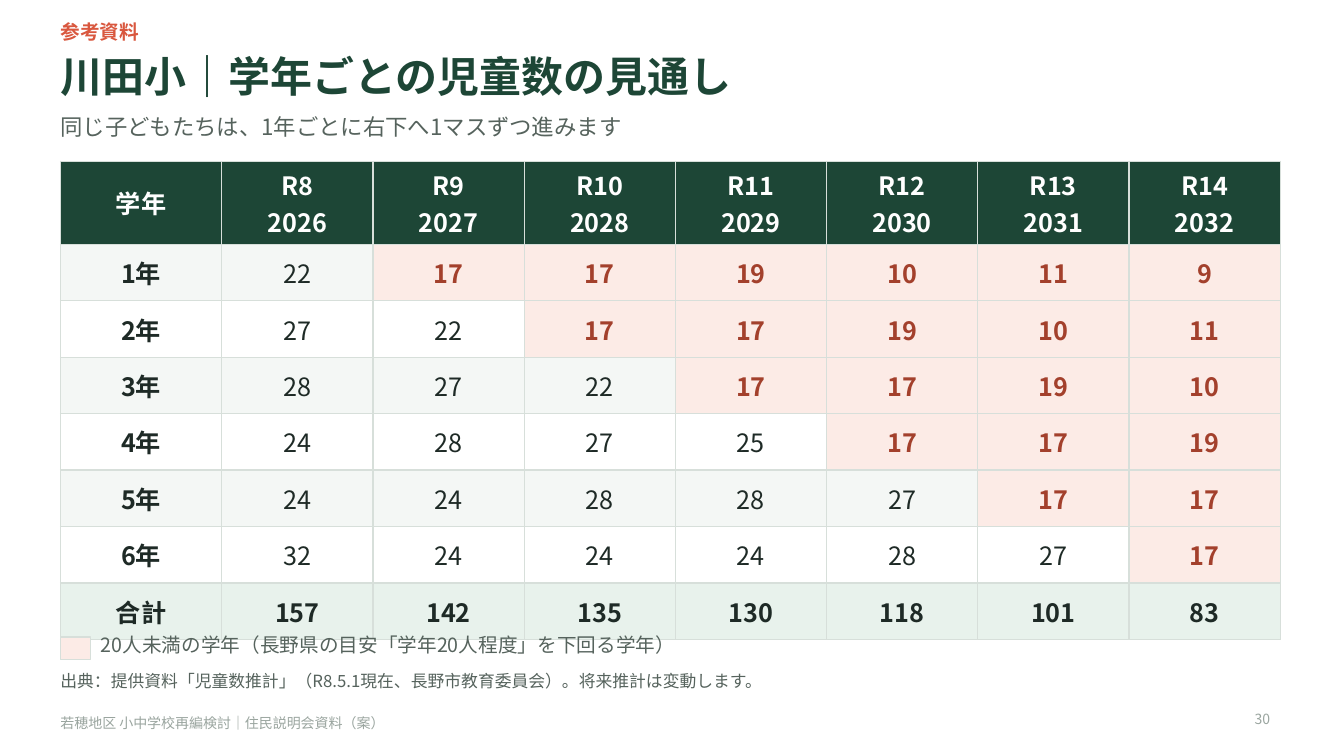
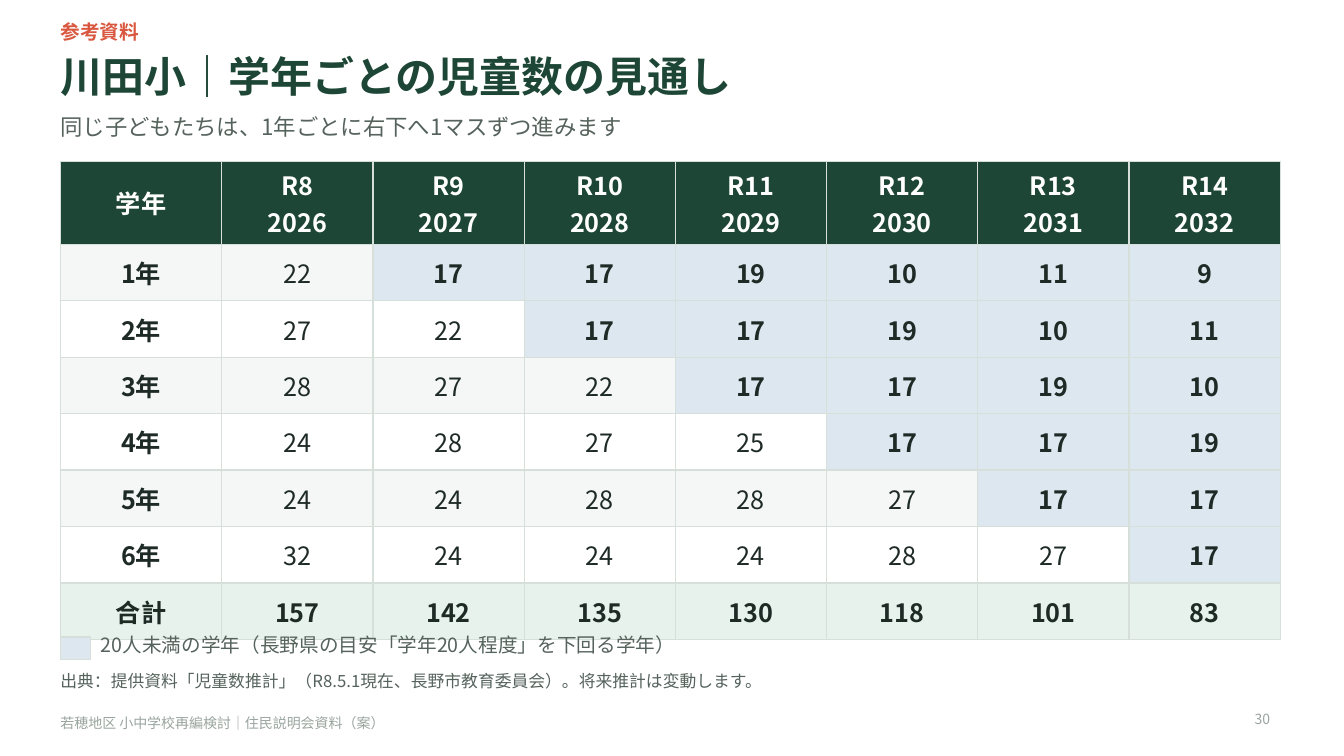
Before and after one commit to Masaki12008/GS, a slide deck: slide 30 of output/若穂地区_住民説明会資料.pptx. Drawn at 1344x756 pixels with LibreOffice and Linux fonts; fonts in the diff are those of the drawing. Boxes give left, top, right and bottom in pixels: in the first picture for what was removed or moved away, otherwise in the second. Text is boxed around its words. In the diff, an @@ line names an element or a change of style, - is before the commit and + after.

```diff
--- a/output/若穂地区_住民説明会資料.pptx
+++ b/output/若穂地区_住民説明会資料.pptx
@@ table at (60,161,1280,629) @@
@@ fill #FCEBE6 to #DDE7EF in 21 cells @@
@@ text colour #A3402C to #1E2A26 in "17", "17", "19", "10" and 17 more places @@
@@ rectangle at (60,637,91,659): fill #FCEBE6 to #DDE7EF @@
```
Also in this commit, not shown: 8 other slides changed, 11 other files.
